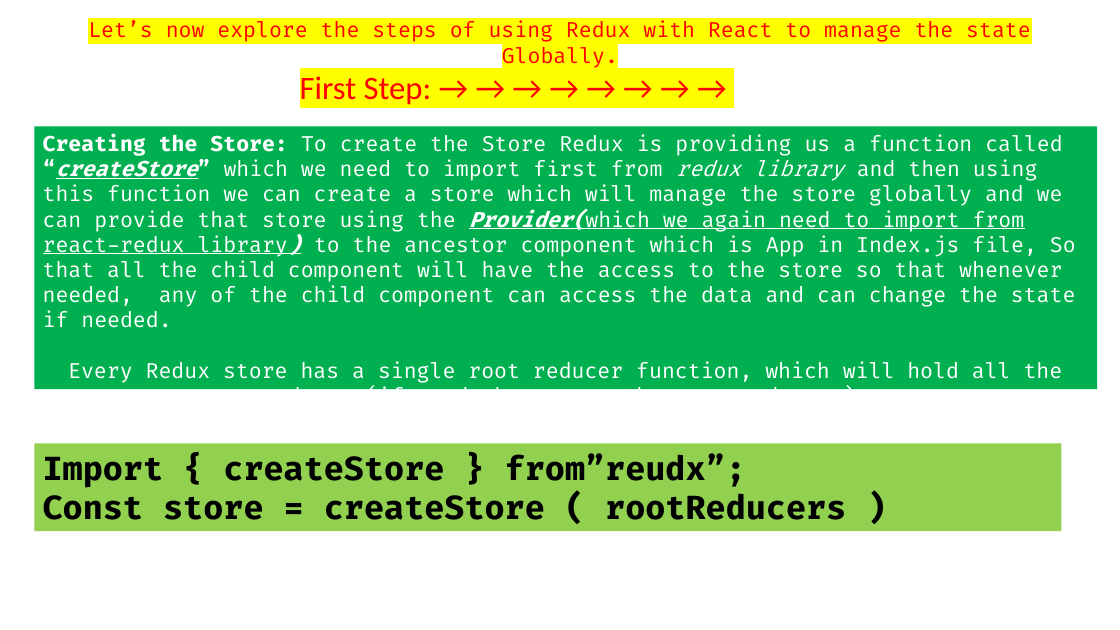
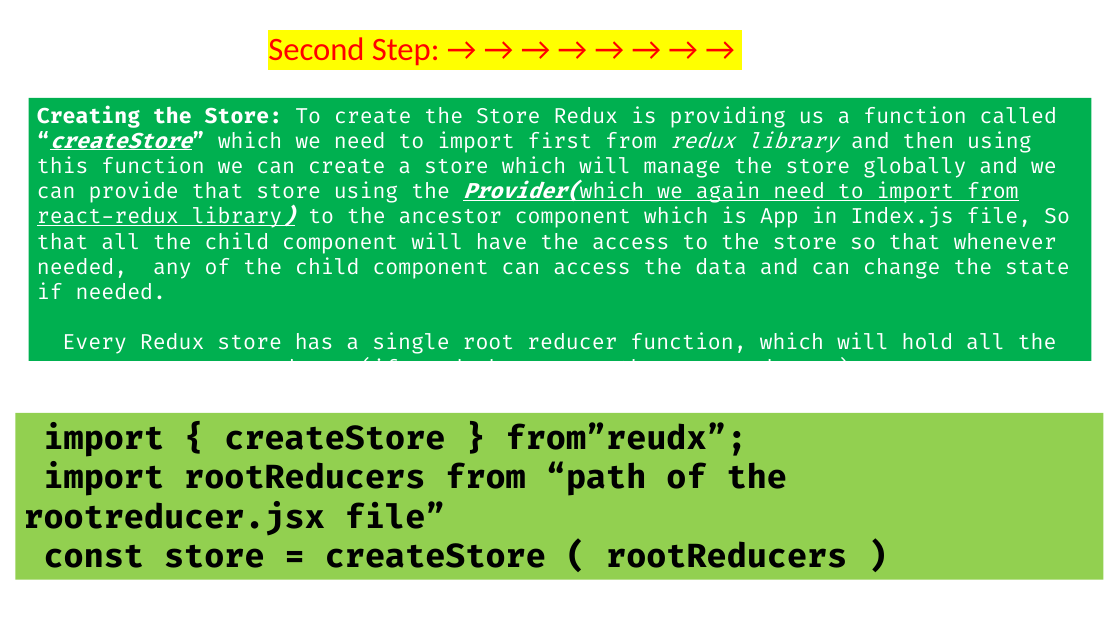
Before and after one commit to Arindam300695/My_Notes, a slide deck: slide 4 of React-Redux Tutorial.pptx (slide 3 before the commit). Drawn at 1120x630 pixels with LibreOffice and Linux fonts; fonts in the diff are those of the drawing. Boxes give left, top, right and bottom in pixels: in the first picture for what was removed or moved away, otherwise in the second. Text is boxed around its words. In the diff, an @@ line names an element or a change of style, - is before the commit and + after.

```diff
--- a/React-Redux Tutorial.pptx
+++ b/React-Redux Tutorial.pptx
@@ text removed at bbox=[88, 20, 1031, 42] @@
-Let’s now explore the steps of using Redux with React to manage the state Globally.
@@ text at bbox=[268, 37, 440, 66]: text changed @@
-First Step: → → → → → → → →
+Second Step: → → → → → → → →
@@ rectangle "Creating the Store: To create ...": place and size @@
-rectangle "Creating the Store: To create ..." at bbox=[34, 126, 1097, 389]
+rectangle "Creating the Store: To create ..." at bbox=[29, 98, 1091, 361]
@@ rectangle "import { createStore } from”reudx”;": place and size @@
-rectangle "import { createStore } from”reudx”;" at bbox=[34, 444, 1062, 531]
+rectangle "import { createStore } from”reudx”;" at bbox=[15, 413, 1103, 581]
@@ text in rectangle at bbox=[24, 424, 847, 568]: text changed @@
-Import { createStore } from”reudx”;
-Const store = createStore ( rootReducers )
+import { createStore } from”reudx”;
+import rootReducers from “path of the rootreducer.jsx file”
+const store = createStore ( rootReducers )
```
Also in this commit, not shown: 4 other slides changed, 1 slide added, 1 other file.
